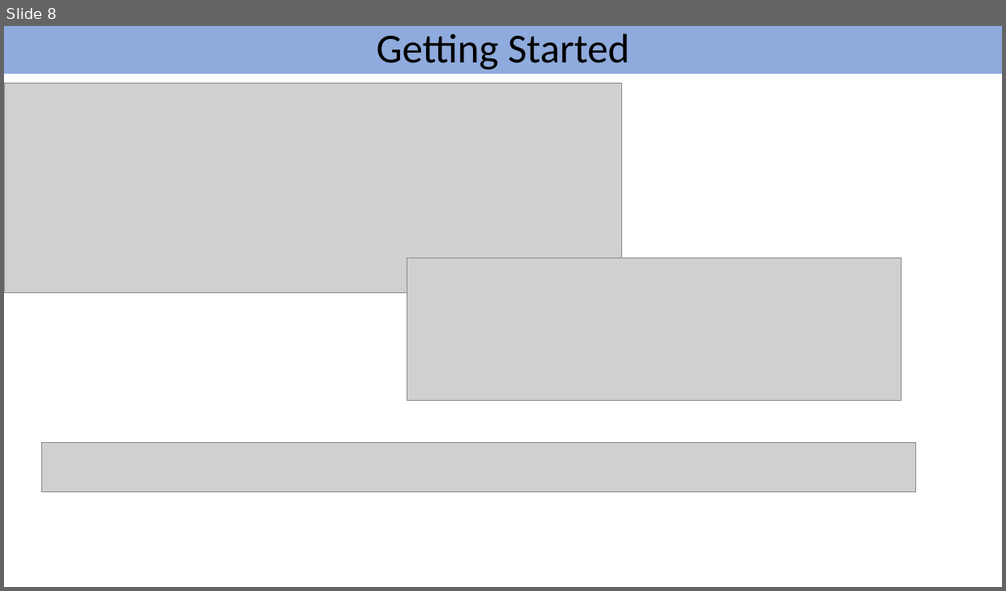
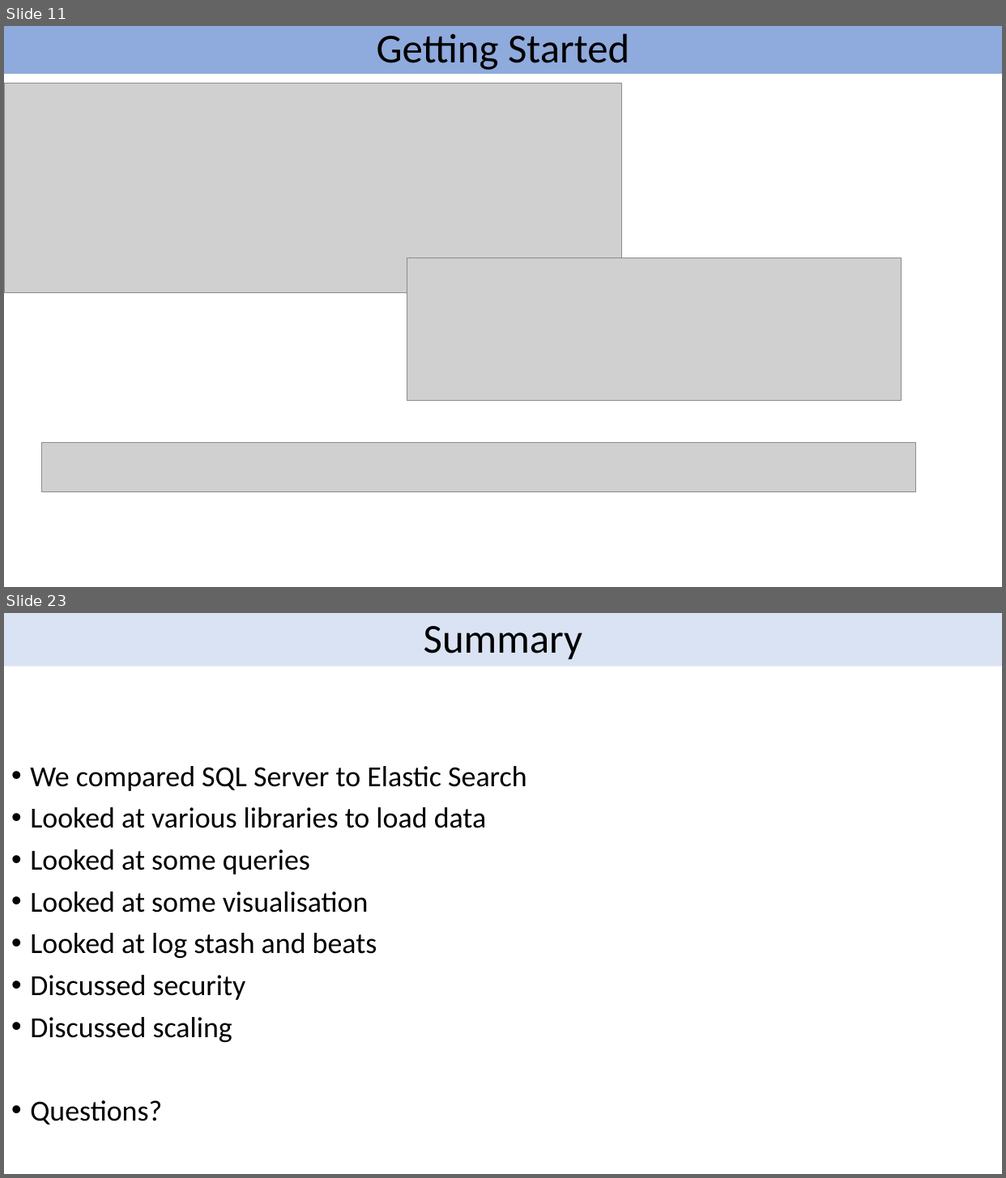
Before and after one commit to DavidBetteridge/ElasticSearchTalk, a slide deck: Elastic Search Talk.pptx. Shown one above the other, each under a label of ours: slide 8 before the commit, slides 11 and 23 after it; the slides between them are not shown. The pictures are 1006x591 and 1006x1178 pixels, drawn with LibreOffice and Linux fonts; fonts in the diff are those of the drawing; grey boxes stand for pictures. Boxes give left, top, right and bottom in pixels: in the first picture for what was removed or moved away, otherwise in the second. Text is boxed around its words. In the diff, an @@ line names an element or a change of style, - is before the commit and + after.

Commit message:
Slides done

```diff
--- a/Elastic Search Talk.pptx
+++ b/Elastic Search Talk.pptx
@@ slide 23 added at [4, 613, 1002, 1174], background #FFFFFF @@
@@ title added at [4, 613, 1002, 666], fill #DAE3F3, 39.6 pt, text #000000 @@
+Summary
@@ text added at [30, 766, 527, 1125], 28 pt, text #000000 @@
+• We compared SQL Server to Elastic Search
+• Looked at various libraries to load data
+• Looked at some queries
+• Looked at some visualisation
+• Looked at log stash and beats
+• Discussed security
+• Discussed scaling
+• Questions?
@@ what was slide 8 is now slide 11 @@
```
Also in this commit, not shown: 1 slide changed, 13 other slides added, 3 slides removed, 25 other files.
